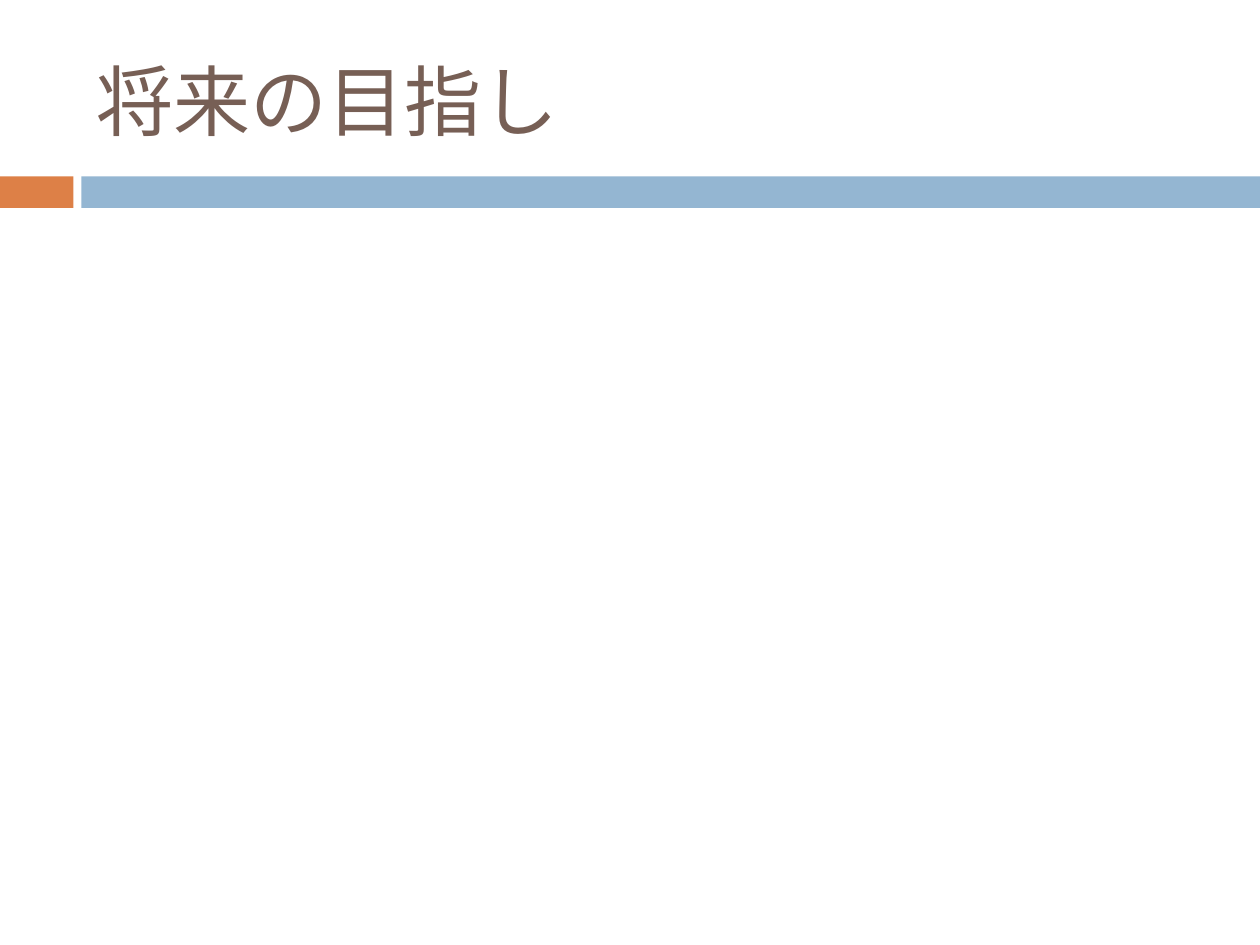
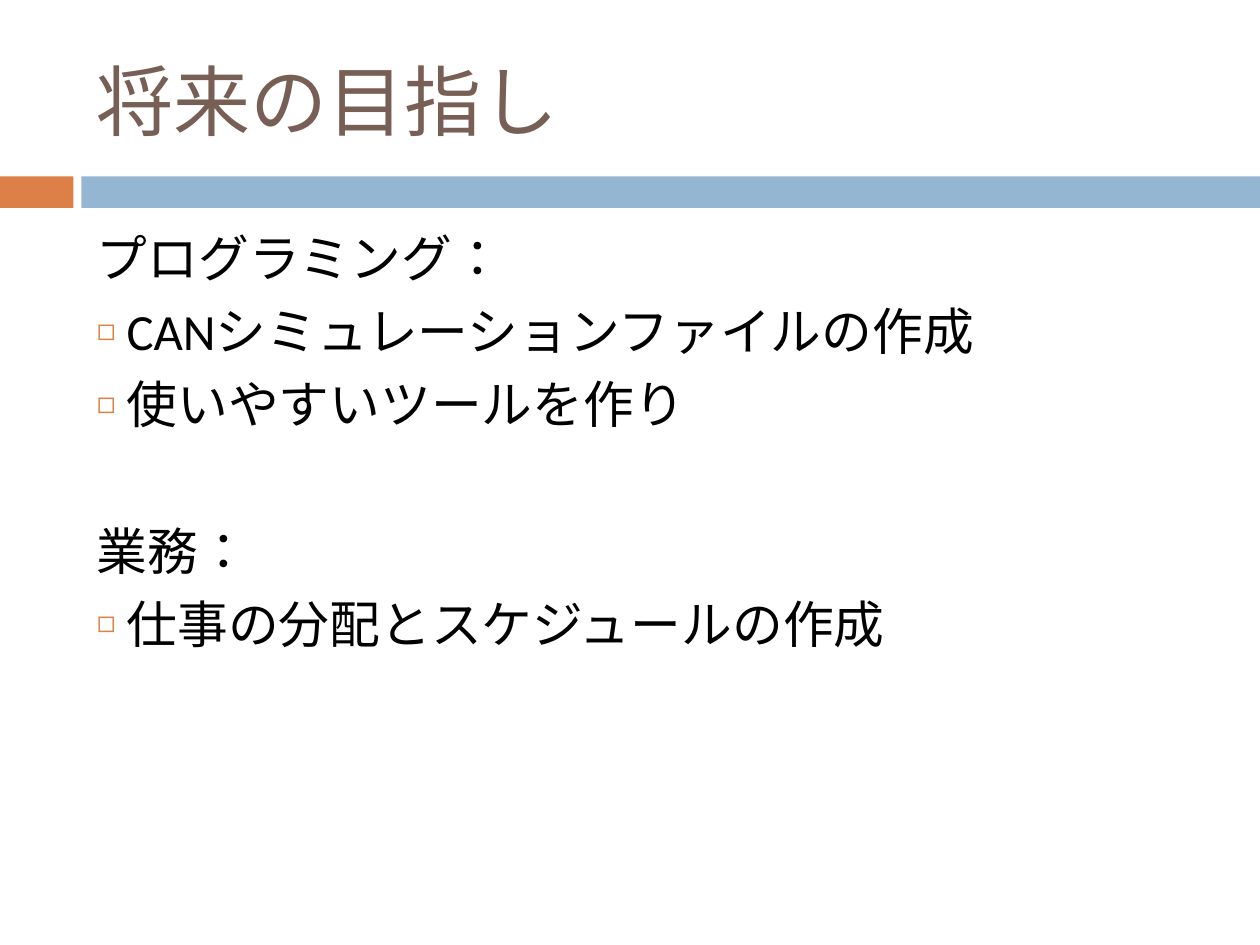
Before and after one commit to uil330/git, a slide deck: slide 8 of 業務報告.ppt (slide 6 before the commit). Drawn at 1260x945 pixels with LibreOffice and Linux fonts; fonts in the diff are those of the drawing. Boxes give left, top, right and bottom in pixels: in the first picture for what was removed or moved away, otherwise in the second. Text is boxed around its words. In the diff, an @@ line names an element or a change of style, - is before the commit and + after.

```diff
--- a/業務報告.ppt
+++ b/業務報告.ppt
@@ text added at (97,234,974,648), 29 pt, text #000000 @@
+プログラミング：
+◻ CANシミュレーションファイルの作成
+◻ 使いやすいツールを作り
+業務：
+◻ 仕事の分配とスケジュールの作成
```
Also in this commit, not shown: 2 other slides changed, 5 slides added, 2 slides removed.
